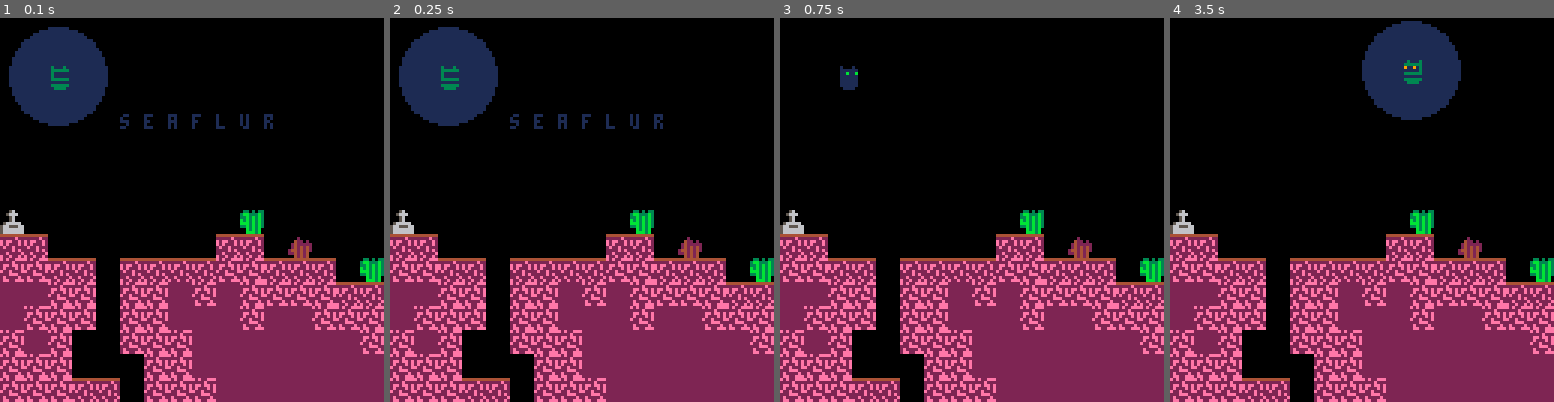
Above: before the commit, frames 1-4 (left to right).
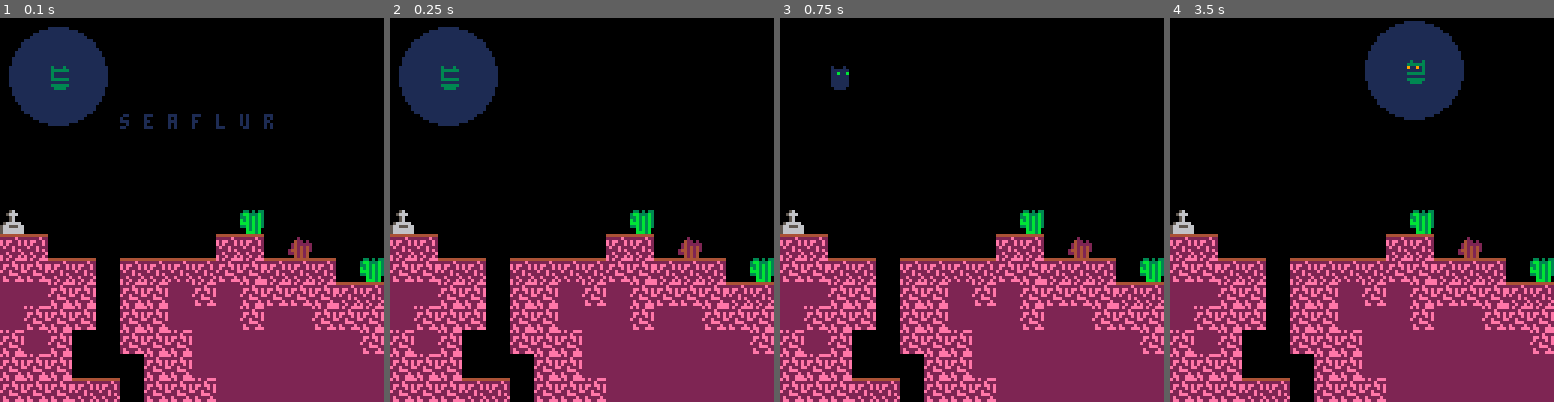
Above: after the commit, the same moments.

Repository: alxgnon/pico-8
Game: PICO-8 cartridge robo.p8
Same seed, same stepped clock (60 frames per second), same inputs: the game is played once before the commit and once after it.
Inputs:
- Up to frame 1 (0.1 s): no input
- Up to frame 2 (0.25 s): no input
- Up to frame 3 (0.75 s): tap X (X key) at 0.33 s; tap O (Z key) at 0.7 s
- Up to frame 4 (3.5 s): tap X (X key) at 1.07, 1.85, 2.97 s; hold Right 1.6-2.1 s; tap O (Z key) every 0.4 s from 1.7 to 3.3 s; hold Up 2.15-2.42 s; hold Right 2.47-3.03 s; hold Left from 3.08 s (still down)

Frame 1 is identical in both runs. In frame 2, 0.4% of the frame differs, in the area x 31-72%, y 25-29%; in frame 3, 0.3%; in frame 4, 0.5%, in the area x 50-77%, y 0-27%.

Commit message:
move controls to new tab

Diff:
--- a/robo.p8
+++ b/robo.p8
@@ -142,26 +142,99 @@
 	frame = 0,
 	pal = {},
 
-	x = 2.5,
-	y = 2.5,
-	w = 0.3,
-	h = 0.4,
+	x = 2.5, y = 2.5,
+	w = 0.3, h = 0.4,
 
 	speed = 0.125,
-	dx = 0,
-	dy = 0,
+	dx = 0, dy = 0,
 
 	killzone = rec(-1),
 }
 
-
+-- player acts
 function pl:act()
 	solid_move(pl)
-end
-
-
+	joy(pl)
+	animhero(pl)
+end
+
+-- player dies
 function pl:on_death()
 	maphax()
+end
+
+-- read buttons
+function joy_read(a)
+	a.b0=btn"0"
+	a.b1=btn"1"
+	a.b2=btn"2"
+	a.b3=btn"3"
+	a.b4=btn"4"
+	a.b5=btn"5"
+end
+
+-- are directions pressed
+function joy_moving(a)
+	return a.b0 or a.b1 or a.b2 or a.b3
+end
+
+-- are any buttons pressed
+function joy_active(a)
+	return joy_moving or a.b4 or a.b5
+end
+
+-- set movement vector
+function joy_delta(a, mult)
+	local dj = a.speed*(mult or 1)
+
+	a.dx,a.dy=0,0
+	if (a.b0) a.dx-=dj
+	if (a.b1) a.dx+=dj
+	if (a.b2) a.dy-=dj
+	if (a.b3) a.dy+=dj
+end
+
+-- control player
+function joy(a)
+	joy_read(a)
+
+	if a.t > (a.dashready or 0) then
+		if a.dashready then
+			sfx(2)
+			a.dashready = nil
+		end
+
+		if a.b5 then
+			if not a.atk then
+				sfx(3, 3)
+			end
+
+			a.atk = true
+			a.dx = 0
+			a.dy = 0
+			return
+		end
+
+		a.atk = false
+		sfx(-2, 3)
+
+		if a.b4 then
+			sfx"1" -- dash
+
+			if not joy_moving(a) then
+				a.b0 = a.flipx
+				a.b1 = not a.flipx
+			end
+			joy_delta(a, 3)
+
+			a.dashtime = a.t + 6
+			a.dashready = a.t + 40
+		end
+	end
+
+	if a.t > (a.dashtime or 0) then
+		joy_delta(a)
+	end
 end
 -->8
 -- 3:
@@ -208,73 +281,6 @@
 		if a.x < kz.x then
 			kill(a)
 		end
-	end
-end
-
-
--- controllable ---------------
-
-function joyread(a)
-	a.b0 = btn"0"
-	a.b1 = btn"1"
-	a.b2 = btn"2"
-	a.b3 = btn"3"
-end
-
-function joymoving(a)
-	return a.b0 or a.b1
-		or a.b2 or a.b3
-end
-
-function joymove(a, mult)
-	local dj = a.speed * (mult or 1)
-
-	a.dx, a.dy = 0, 0
-	if (a.b0) a.dx -= dj
-	if (a.b1) a.dx += dj
-	if (a.b2) a.dy -= dj
-	if (a.b3) a.dy += dj
-end
-
-function control(a)
-	if a.t > (a.dashready or 0) then
-		if a.dashready then
-			sfx(2)
-			a.dashready = nil
-		end
-
-		if btn(5) then
-			if not a.atk then
-				sfx(3, 3)
-			end
-
-			a.atk = true
-			a.dx = 0
-			a.dy = 0
-			return
-		end
-
-		a.atk = false
-		sfx(-2, 3)
-
-		if btn"4" then
-			sfx"1" -- dash
-
-			joyread(a)
-			if not joymoving(a) then
-				a.b0 = a.flipx
-				a.b1 = not a.flipx
-			end
-			joymove(a, 3)
-
-			a.dashtime = a.t + 6
-			a.dashready = a.t + 40
-		end
-	end
-
-	if a.t > (a.dashtime or 0) then
-		joyread(a)
-		joymove(a)
 	end
 end
 
@@ -350,7 +356,7 @@
 		return
 	end
 
-	if not joymoving(a) then
+	if not joy_moving(a) then
 		-- idle
 		if a.t > (a.eyeoff or 0) then
 			a.frame = 0
@@ -544,9 +550,6 @@
 
 	t += 1
 
-	control(pl)
-	animhero(pl)
-
 	foreach(actors, act)
 
 	room.watch(pl)
@@ -557,8 +560,7 @@
 	end
 
 	if title == 666 then
-		if joymoving(pl) or
-				btn"4" or btn"5" then
+		if joy_active(pl) then
 			title = t + 4
 		end
 	end
